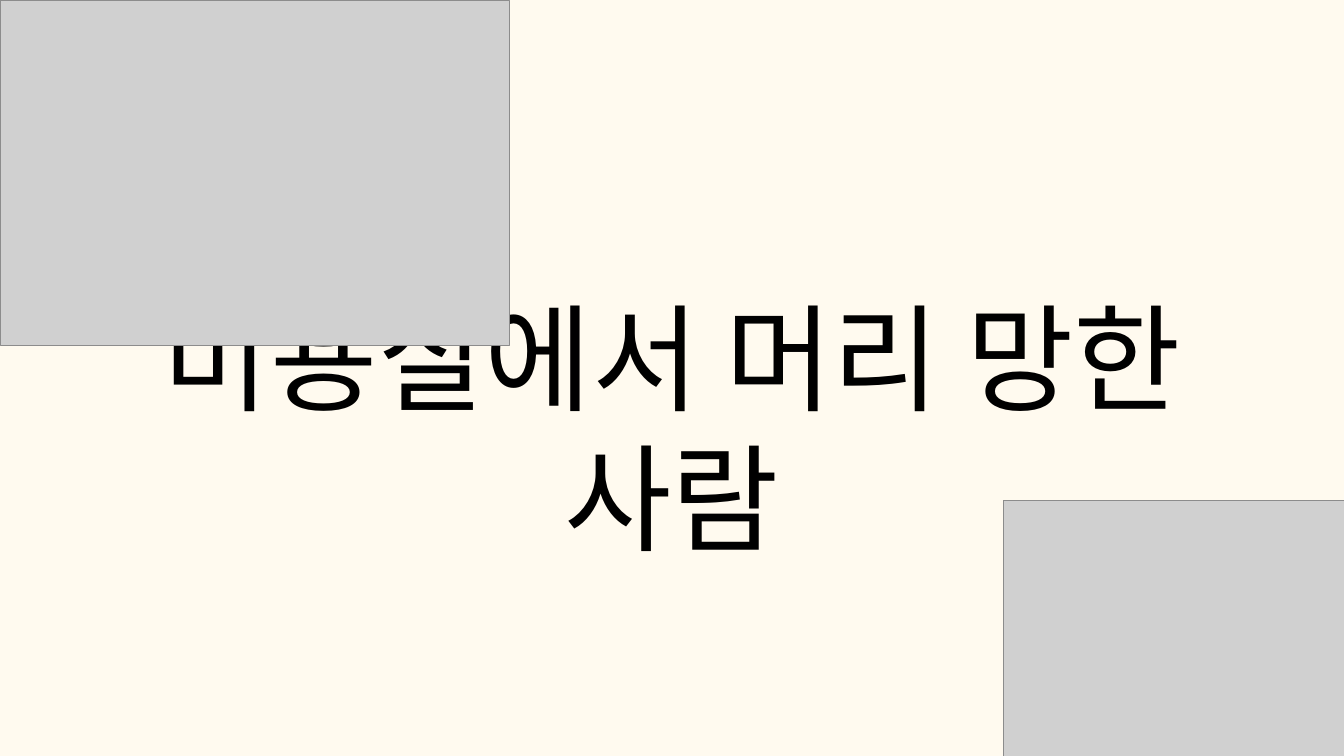
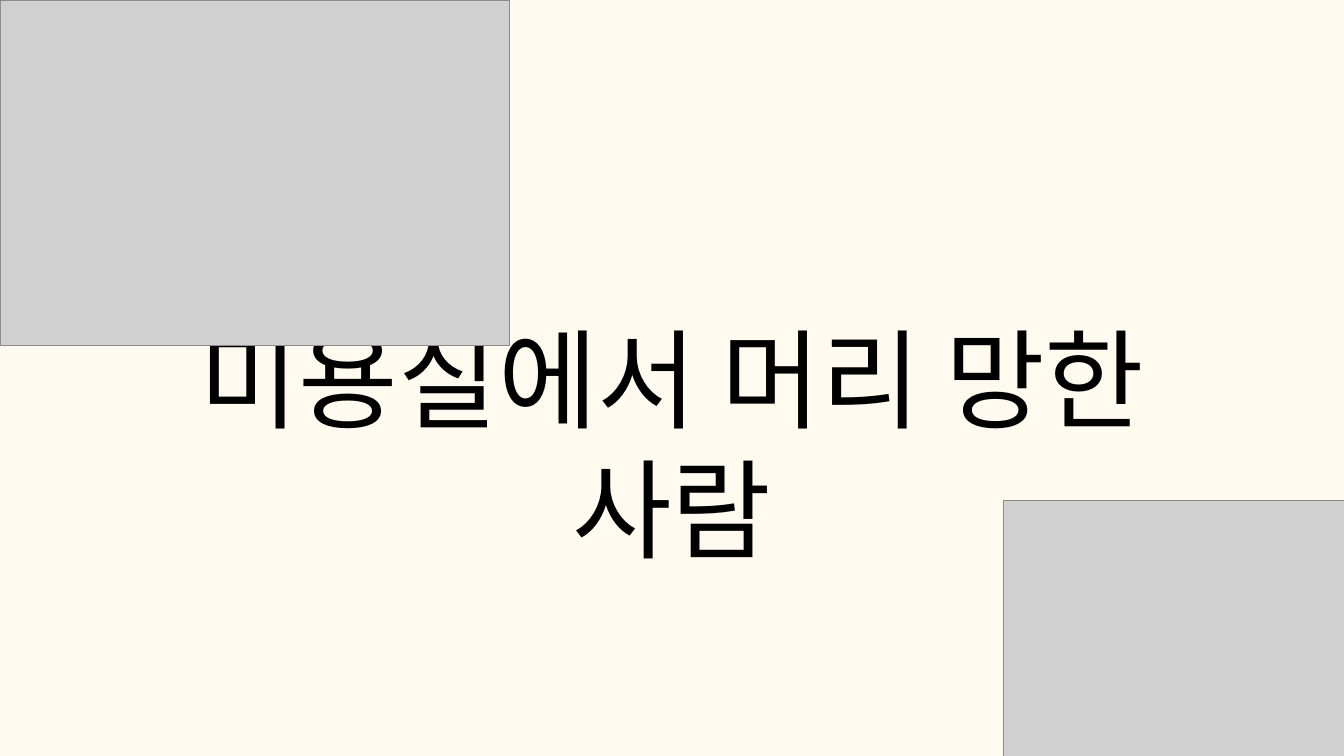
Before and after one commit to tkdgns25300/sunday_play, a slide deck: slide 27 of public/downloads/games/body-talk/rules.pptx. Drawn at 1344x756 pixels with LibreOffice and Linux fonts; fonts in the diff are those of the drawing; grey boxes stand for pictures. Boxes give left, top, right and bottom in pixels: in the first picture for what was removed or moved away, otherwise in the second. Text is boxed around its words. In the diff, an @@ line names an element or a change of style, - is before the commit and + after.

```diff
--- a/public/downloads/games/body-talk/rules.pptx
+++ b/public/downloads/games/body-talk/rules.pptx
@@ text "미용실에서 머리 망한 사람": place and size @@
-text "미용실에서 머리 망한 사람" at [163, 284, 1181, 551]
+text "미용실에서 머리 망한 사람" at [199, 310, 1144, 559]
@@ text "미용실에서 머리 망한 사람" at [199, 310, 1144, 559]: size 125 to 116 pt, font Roboto to Noto Sans CJK KR; line spacing 150pt to 139.2pt @@
```
Also in this commit, not shown: 32 other slides changed, 3 other files.
